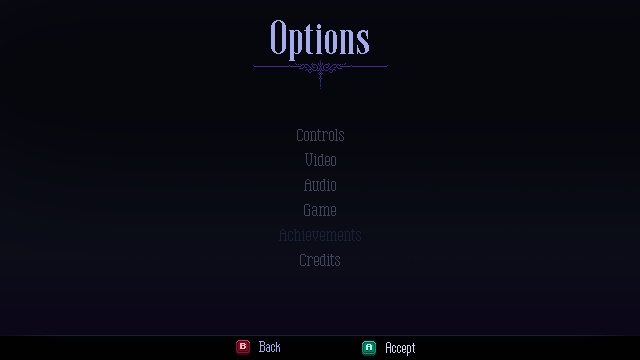
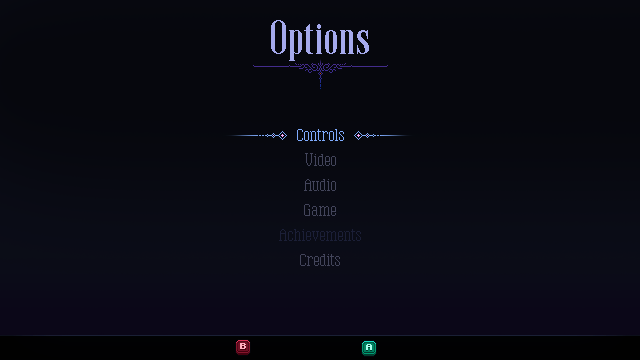
Revision of a layered 640x360 image; what changed, layer by layer:
showed "controls_1" over box(226, 129, 412, 141)
painted on "accept_xbox_1" over box(386, 342, 415, 356)
renamed "header" to "back_xbox_1", hid it, moved it above "back_xbox_0", painted on it over box(235, 129, 388, 353)
painted on "back_xbox_0" over box(259, 341, 280, 352)